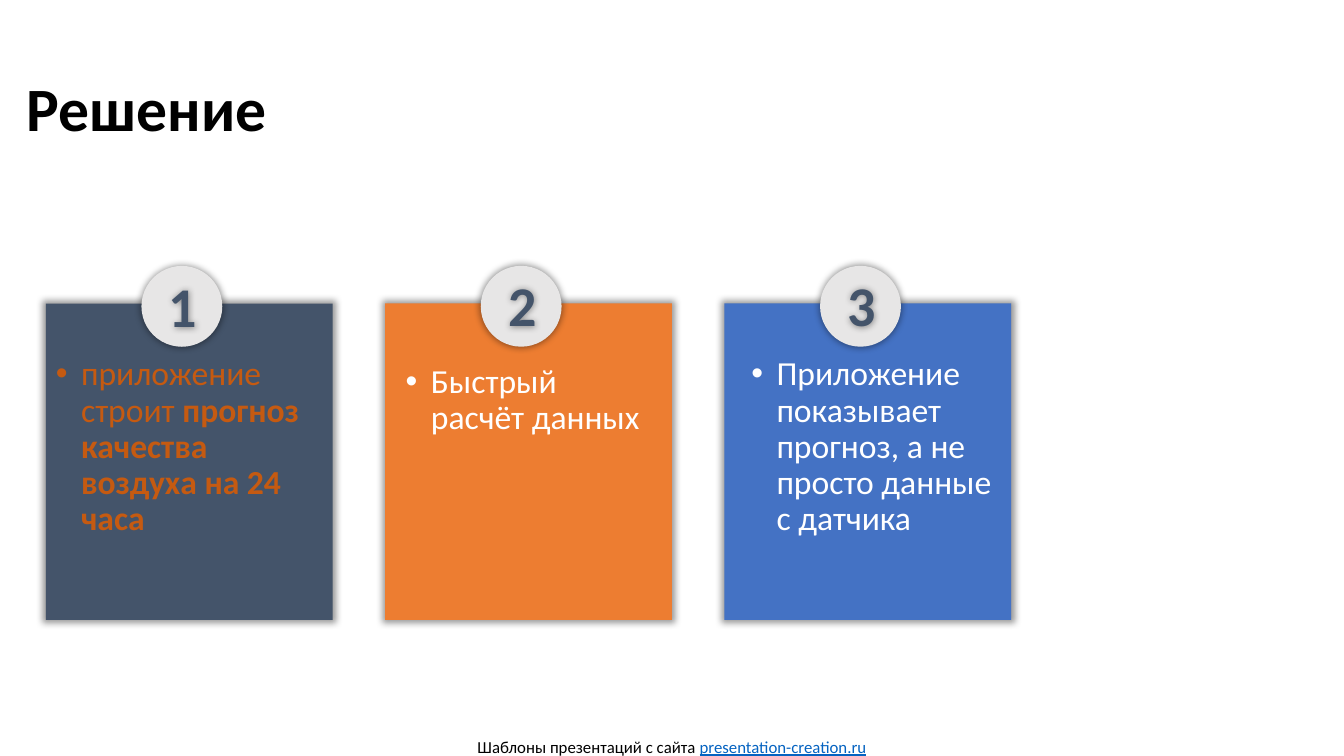
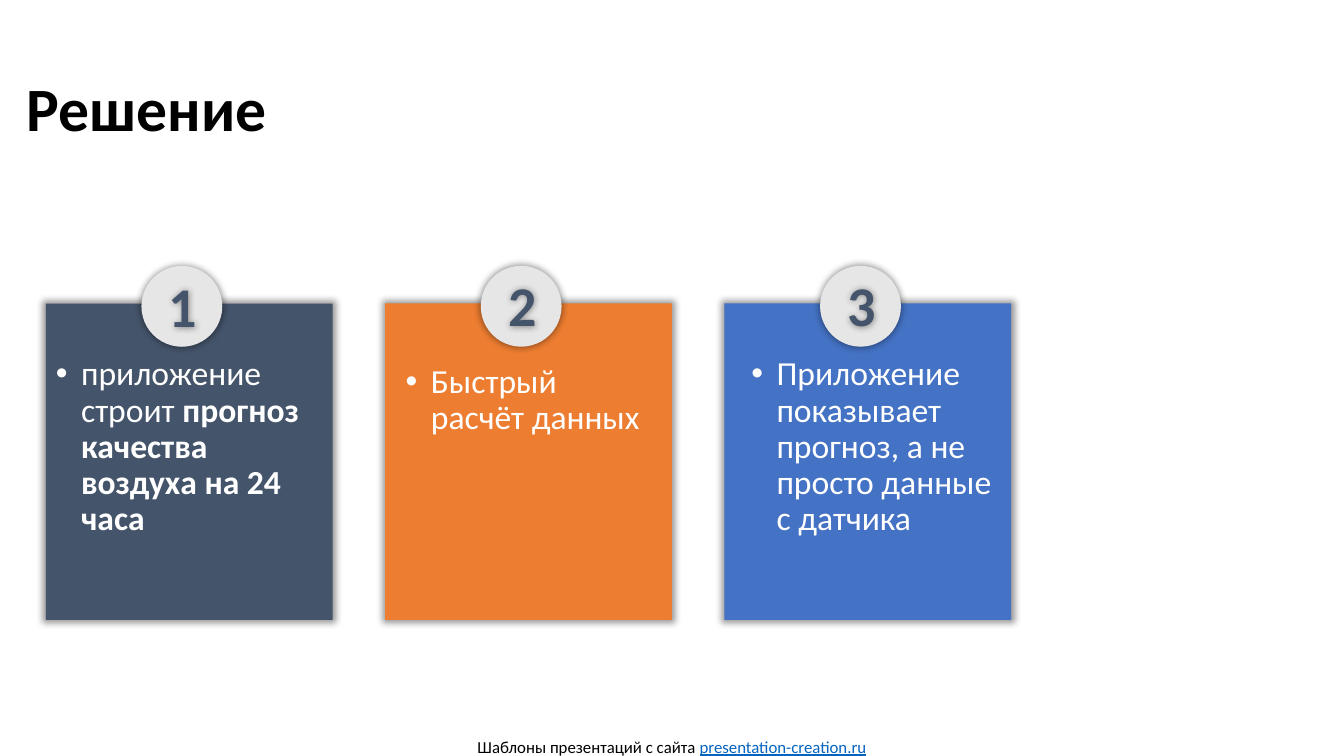
Before and after one commit to RaneKup/AQIbot, a slide deck: slide 3 of Air Project.pptx. Drawn at 1344x756 pixels with LibreOffice and Linux fonts; fonts in the diff are those of the drawing; background and template pictures are left out. Boxes give left, top, right and bottom in pixels: in the first picture for what was removed or moved away, otherwise in the second. Text is boxed around its words. In the diff, an @@ line names an element or a change of style, - is before the commit and + after.

```diff
--- a/Air Project.pptx
+++ b/Air Project.pptx
@@ text "приложение строит прогноз качества воздуха ..." at [81,368,299,531]: text colour #C55A11 to #FFFFFF @@
```
Also in this commit, not shown: 1 other slide changed, 2 slides added, 1 slide removed, 1 other file.
